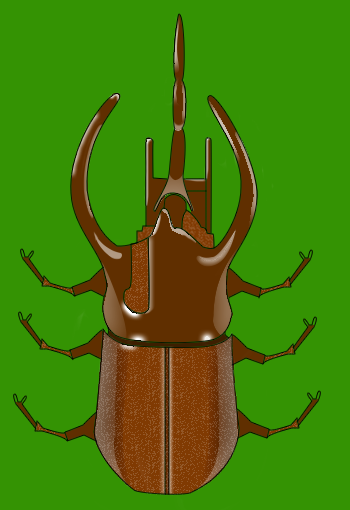
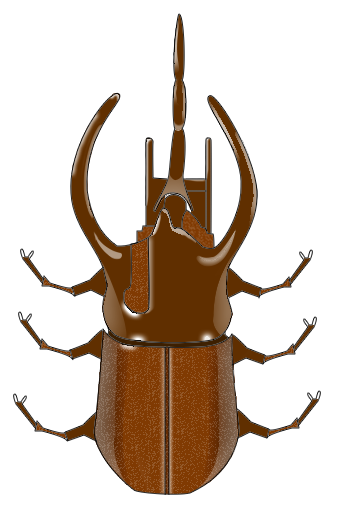
Comparing the layer stacks of the two 350 x 510 images. Changes:
hid "Layer 1" over box(0, 0, 350, 510)
